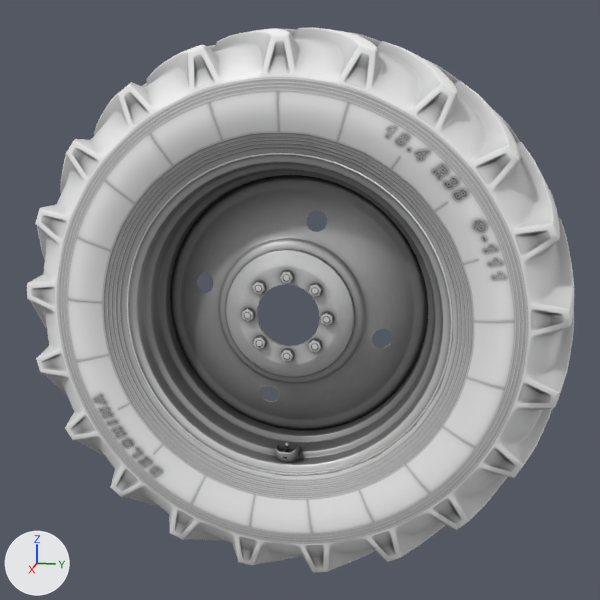
Renders of the glTF model img/models/llanta.gltf from each side of a commit.
The view is the same before and after, from a camera (50 mm lens) standing at (2.621, 0.535, 1.531) and looking at (-0.006, 0.01, 0.874). The lights are fixed; the arrows at lower left show +X, +Y and +Z.

The scene before the commit, as lines of its bpy script (objects in view):
```python
me_18_4r38shape = bpy.data.meshes.new('18_4R38Shape')
me_18_4r38shape.from_pydata(...)  # 1890 vertices, 3738 faces; spans x -0.26..0.26, y -0.88..0.88, z -0.87..0.87
me_18_4r38shape.materials.append(mat_tireper_mat)
me_dw_15_38shape = bpy.data.meshes.new('DW_15_38Shape')
me_dw_15_38shape.from_pydata(...)  # 1715 vertices, 3306 faces; spans x -0.205..0.205, y -0.512..0.512, z -0.512..0.512
# faces by material slot: [3216, 80, 10]
me_dw_15_38shape.materials.append(mat_disc_mat)
me_dw_15_38shape.materials.append(mat_tireper_mat)
me_dw_15_38shape.materials.append(mat_gold_mat)
ob_18_4r38 = bpy.data.objects.new('18_4R38', me_18_4r38shape)
ob_18_4r38.location = (0.0, 0.0, 0.857)
ob_dw_15_38 = bpy.data.objects.new('DW_15_38', me_dw_15_38shape)
ob_dw_15_38.location = (0.0, 0.0, 0.857)
```
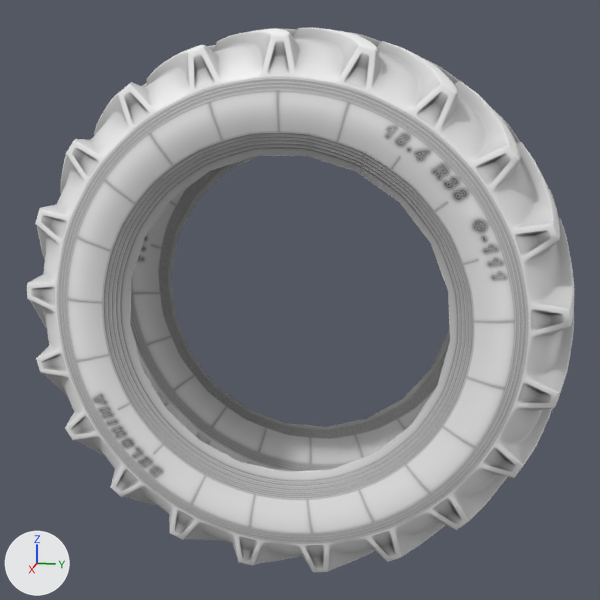
The newer file is also turned or shifted as a whole; pictures and numbers use the older file's frame.

The change, as a diff of the scene's bpy script:
```diff
--- a/img/models/llanta.gltf.py
+++ b/img/models/llanta.gltf.py
@@ ob_dw_15_38 @@
-ob_dw_15_38 = bpy.data.objects.new('DW_15_38', me_dw_15_38shape)
-ob_dw_15_38.location = (0.0, 0.0, 0.857)
```

Location of each change, (x1, y1, x2, y2) in pixels of the pictures (600 x 600 px):
'DW_15_38', deleted
    before: (126, 153, 453, 475)
    faces in mat_disc_mat: (126, 153, 453, 475)
